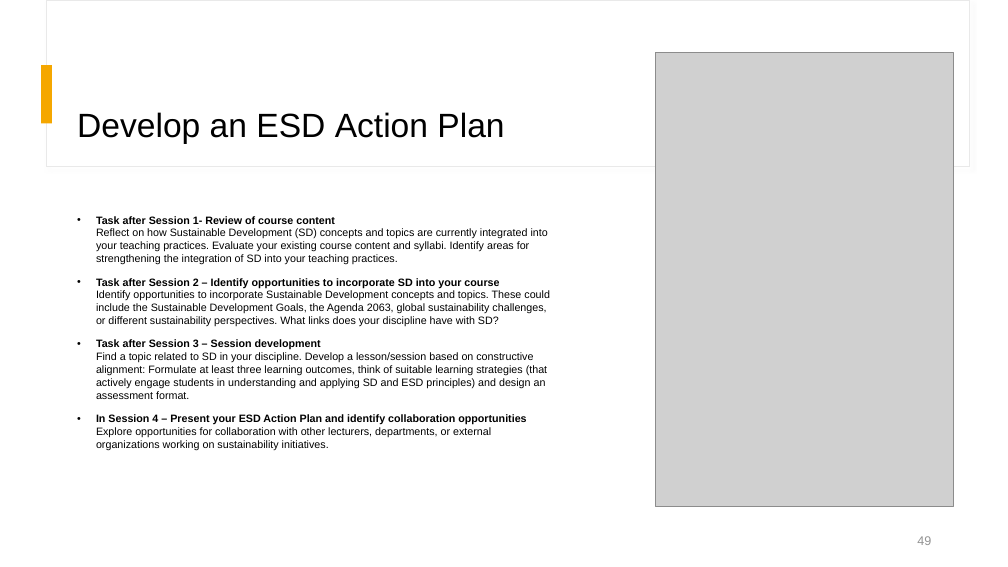
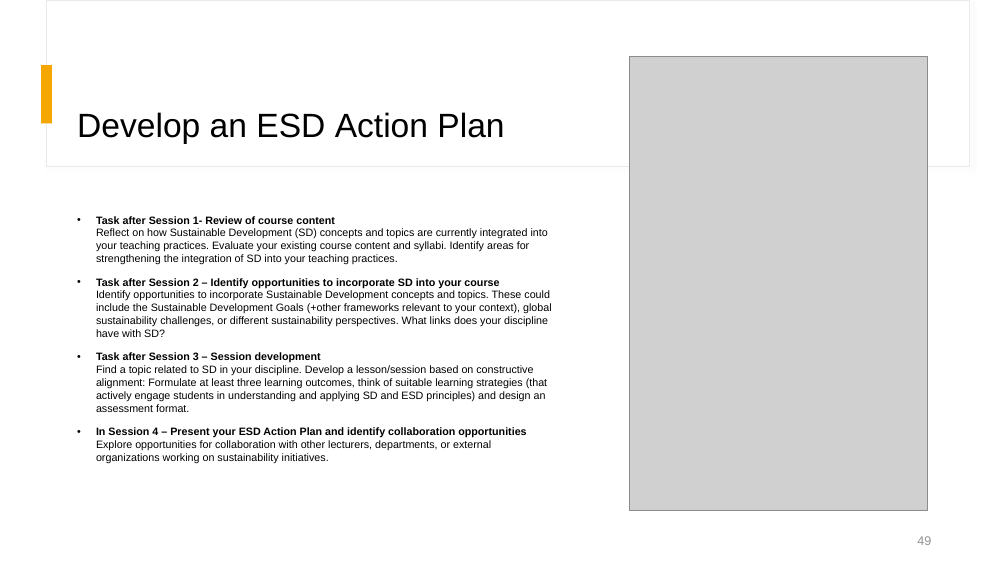
Before and after one commit to CDEteaching/IntegrateSustainabilityIntoHigherEducation_pilotcourse, a slide deck: slide 49 of docs/resources/slides/01_Introduction_to_SD_consolidated.pptx. Drawn at 1008x567 pixels with LibreOffice and Linux fonts; fonts in the diff are those of the drawing; grey boxes stand for pictures. Boxes give left, top, right and bottom in pixels: in the first picture for what was removed or moved away, otherwise in the second. Text is boxed around its words. In the diff, an @@ line names an element or a change of style, - is before the commit and + after.

```diff
--- a/docs/resources/slides/01_Introduction_to_SD_consolidated.pptx
+++ b/docs/resources/slides/01_Introduction_to_SD_consolidated.pptx
@@ picture: place and size @@
-picture at [656, 52, 954, 507]
+picture at [629, 56, 927, 510]
@@ text at [96, 277, 552, 337]: text changed @@
-• Task after Session 2 – Identify opportunities to incorporate SD into your course
-  Identify opportunities to incorporate Sustainable Development concepts and topics. These could include the Sustainable Development Goals, the Agenda 2063, global sustainability challenges, or different sustainability perspectives. What links does your discipline have with SD?
+• Task after Session 2 – Identify opportunities to incorporate SD into your course
+  Identify opportunities to incorporate Sustainable Development concepts and topics. These could include the Sustainable Development Goals (+other frameworks relevant to your context), global sustainability challenges, or different sustainability perspectives. What links does your discipline have with SD?
```
Also in this commit, not shown: 12 other slides changed, 25 other files.
